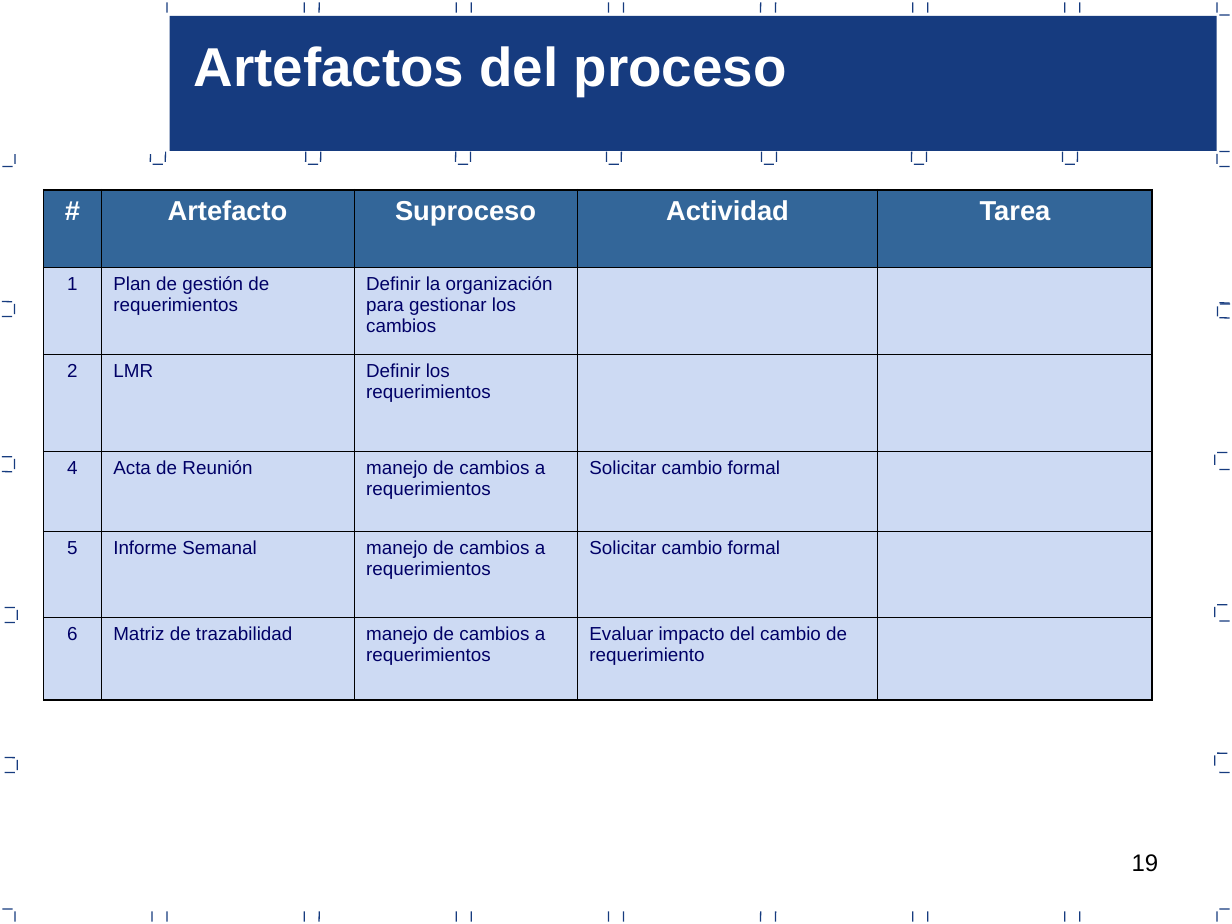
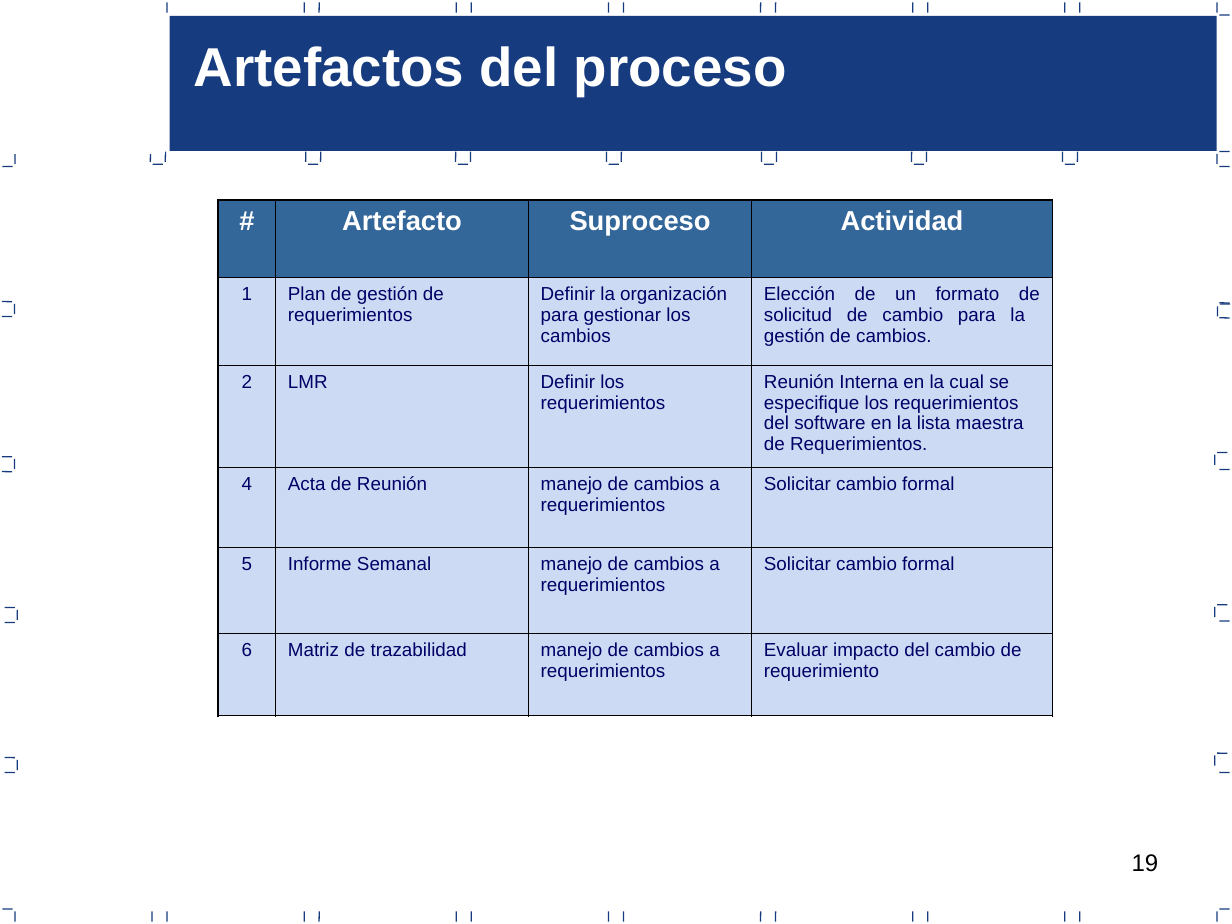
Before and after one commit to joansafr/Dev90PlusPlus, a slide deck: slide 19 of Area REQM/F.DEV90.REQM.RE05 - Proceso de gestion de Requerimientos.ppt. Drawn at 1232x924 pixels with LibreOffice and Linux fonts; fonts in the diff are those of the drawing. Boxes give left, top, right and bottom in pixels: in the first picture for what was removed or moved away, otherwise in the second. Text is boxed around its words. In the diff, an @@ line names an element or a change of style, - is before the commit and + after.

```diff
--- a/Area REQM/F.DEV90.REQM.RE05 - Proceso de gestion de Requerimientos.ppt
+++ b/Area REQM/F.DEV90.REQM.RE05 - Proceso de gestion de Requerimientos.ppt
@@ table at (218, 200, 1052, 716) @@
-column 4: Actividad |  |  | Solicitar cambio formal | Solicitar cambio formal | Evaluar impacto del cambio de requerimiento
-column 5: Tarea |  |  |  |  | 
+column 4: Actividad | Elección de un formato de solicitud de cambio para la gestión de cambios. | Reunión Interna en la cual se especifique los requerimientos del software en la lista maestra de Requerimientos. | Solicitar cambio formal | Solicitar cambio formal | Evaluar impacto del cambio de requerimiento
@@ table: place and size @@
-table at (43, 190, 1152, 700)
+table at (218, 200, 1052, 716)
```
Also in this commit, not shown: 1 other slide changed, 13 other files.
